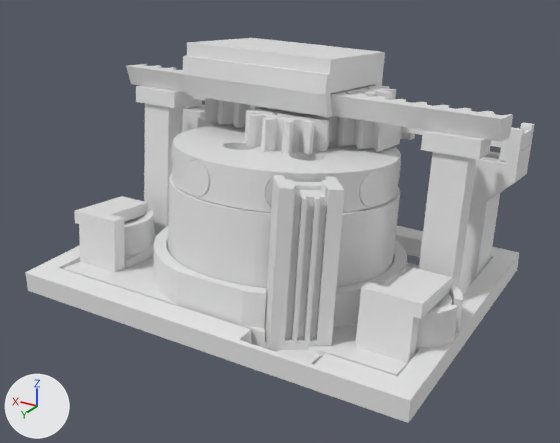
The Blender file 3-0/19.66_okantovka_P/okantovka_P.blend as it was, and as the next commit left it.
The view is the same before and after, from a 50 mm camera at (-45.0, 90.3, 45.5) aimed at (-1.0, 17.0, 8.8). The lights are fixed; the arrows at lower left show +X, +Y and +Z. The first picture is the older version. Both versions are drawn at frame 9 of the action 'ось качанияAction'; the numbers are the values there.

Names of what the first picture shows: 'base', 'brusok', 'cart', 'frame', 'gm', 'legs', 'mags', 'motor', 'plat', 'posts', 'rack', 'slider' and 3 more.
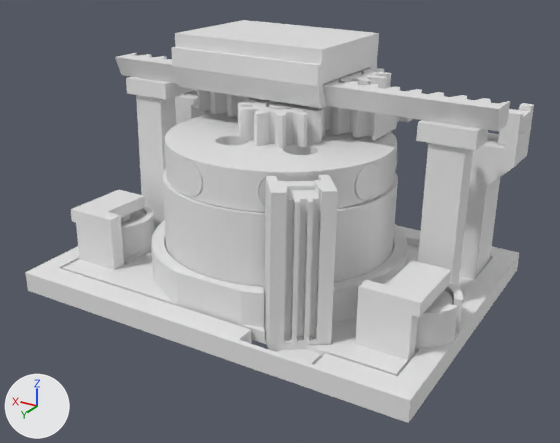
ob_ось_качания is not drawn itself; it is the parent of ob_base, ob_rack, ob_legs, ob_cart, ob_posts, ob_sens, ob_slider, ob_плавающая_шестерня_1.

What differs and where, as boxes [x1, y1, x2, y2] in the pictures (560 x 443 px):
```json
{"object": "base", "change": "turned", "before": [63, 105, 535, 376], "after": [62, 89, 534, 376]}
{"object": "cart", "change": "turned", "before": [183, 38, 385, 117], "after": [171, 20, 379, 108]}
{"object": "plat", "change": "turned", "before": [172, 124, 401, 212], "after": [165, 112, 397, 212]}
{"object": "motor", "change": "turned", "before": [168, 112, 400, 288], "after": [163, 102, 398, 287]}
{"object": "posts", "change": "turned", "before": [197, 117, 345, 352], "after": [191, 104, 338, 352]}
{"object": "rack", "change": "turned", "before": [126, 64, 513, 160], "after": [115, 53, 510, 150]}
{"object": "legs", "change": "turned", "before": [144, 103, 476, 288], "after": [136, 95, 473, 287]}
{"object": "slider", "change": "turned", "before": [205, 86, 415, 152], "after": [197, 71, 412, 141]}
{"object": "gm", "change": "turned", "before": [245, 108, 332, 154], "after": [238, 98, 325, 148]}
{"object": "mags", "change": "turned", "before": [171, 145, 401, 206], "after": [164, 144, 397, 205]}
{"object": "плавающая шестерня 1", "change": "turned", "before": [345, 85, 396, 100], "after": [338, 68, 391, 88]}
{"object": "brusok", "change": "turned", "before": [184, 96, 531, 161], "after": [184, 88, 530, 145]}
{"object": "sens", "change": "turned", "before": [293, 182, 321, 190], "after": [285, 181, 315, 190]}
```

The change, as JSON lines over the scene's bpy script:
```json
{"op": "set", "path": "ob_ось_качания.rotation_euler", "old": "(0.111, 0.0, 0.0)", "new": "(0.0278, 0.0, 0.0)", "note": "degrees (6.4, 0, 0) -> degrees (1.6, 0, 0)"}
```
